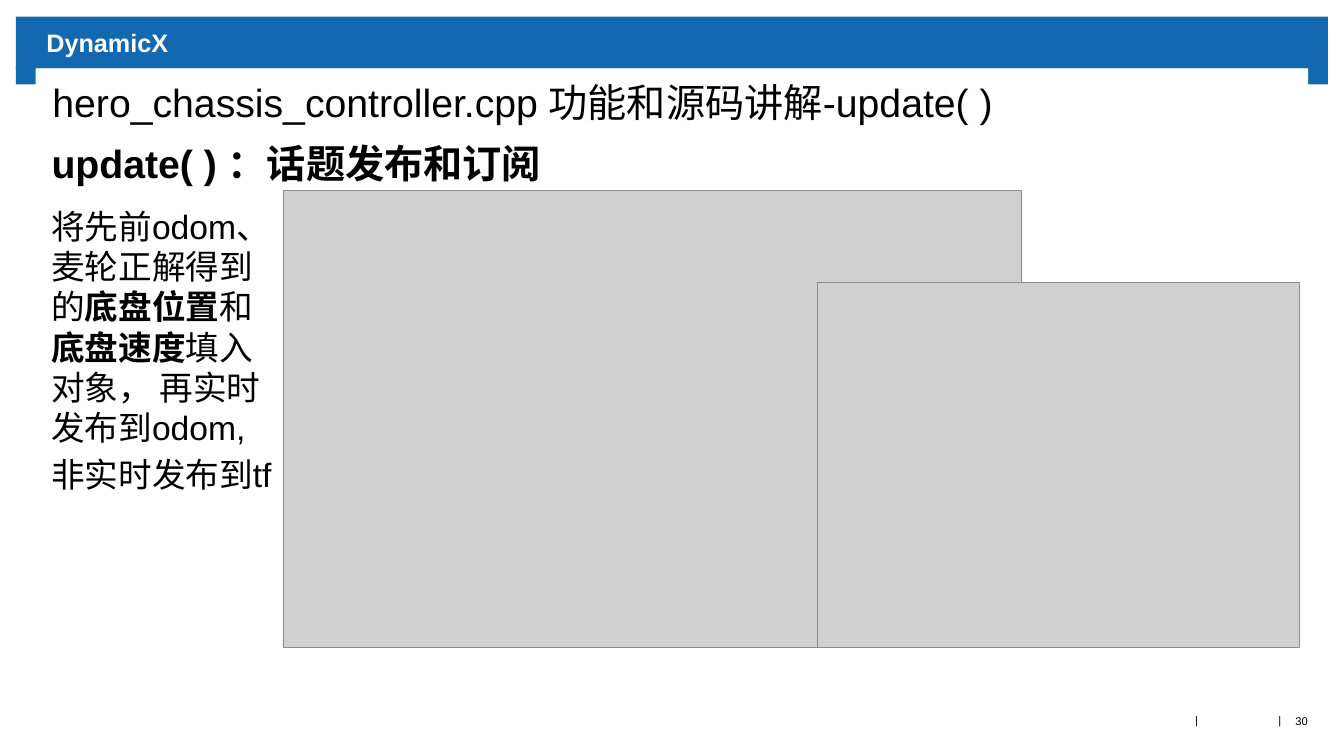
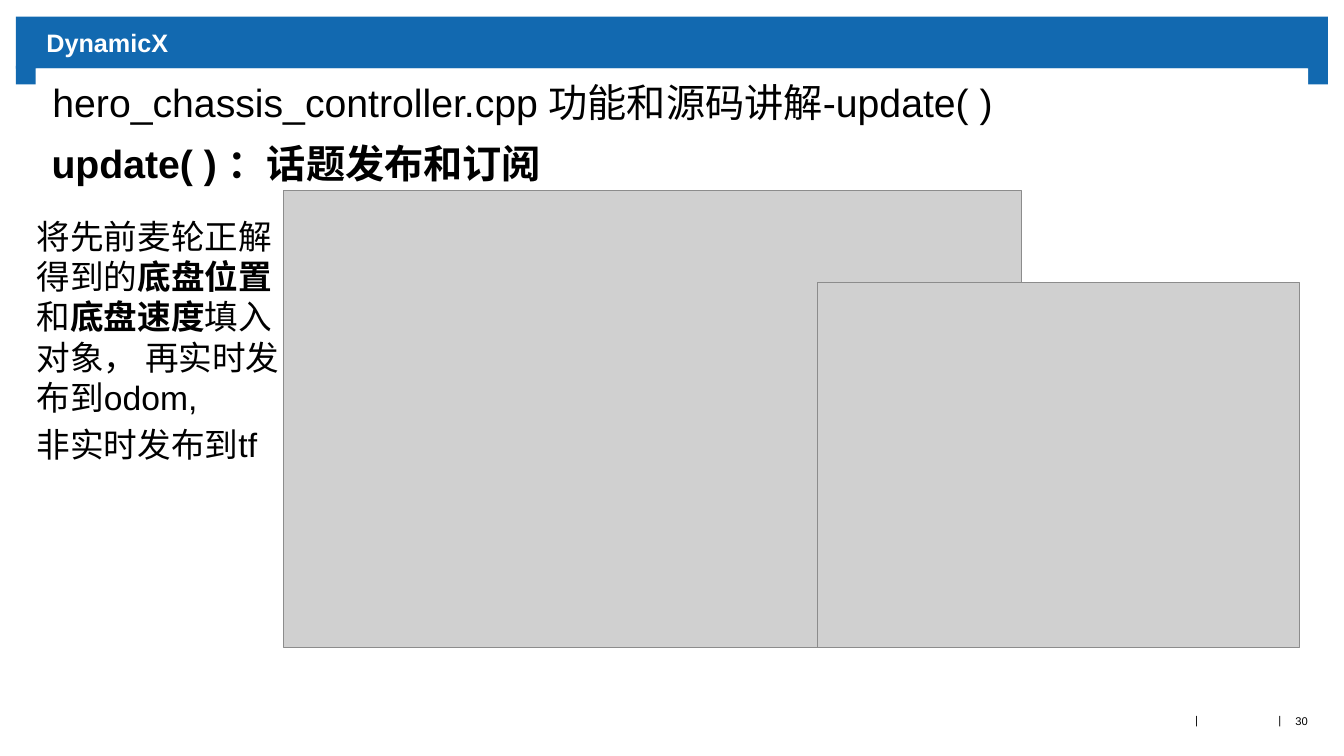
Before and after one commit to Seedofking/hero_chassis_controller, a slide deck: slide 30 of doc/report.pptx. Drawn at 1344x756 pixels with LibreOffice and Linux fonts; fonts in the diff are those of the drawing; grey boxes stand for pictures; background and template pictures are left out. Boxes give left, top, right and bottom in pixels: in the first picture for what was removed or moved away, otherwise in the second. Text is boxed around its words. In the diff, an @@ line names an element or a change of style, - is before the commit and + after.

```diff
--- a/doc/report.pptx
+++ b/doc/report.pptx
@@ text "将先前麦轮正解得到的底盘位置和底盘速度填入对象， 再实时发布到odom,": place and size @@
-text "将先前麦轮正解得到的底盘位置和底盘速度填入对象， 再实时发布到odom," at bbox=[51, 210, 271, 490]
+text "将先前麦轮正解得到的底盘位置和底盘速度填入对象， 再实时发布到odom," at bbox=[37, 220, 279, 460]
@@ text at bbox=[37, 220, 279, 415]: text changed @@
-将先前odom、麦轮正解得到的底盘位置和底盘速度填入对象， 再实时发布到odom,
+将先前麦轮正解得到的底盘位置和底盘速度填入对象， 再实时发布到odom,
```
Also in this commit, not shown: 4 other slides changed, 2 slides added, 2 slides removed.
